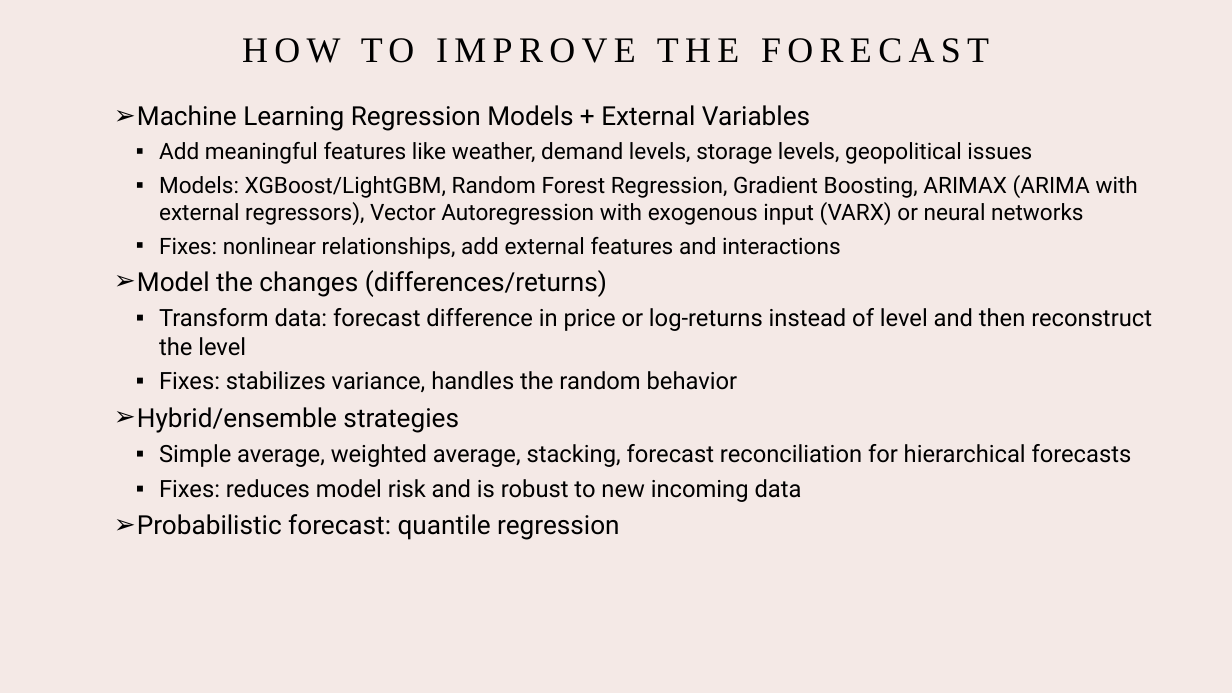
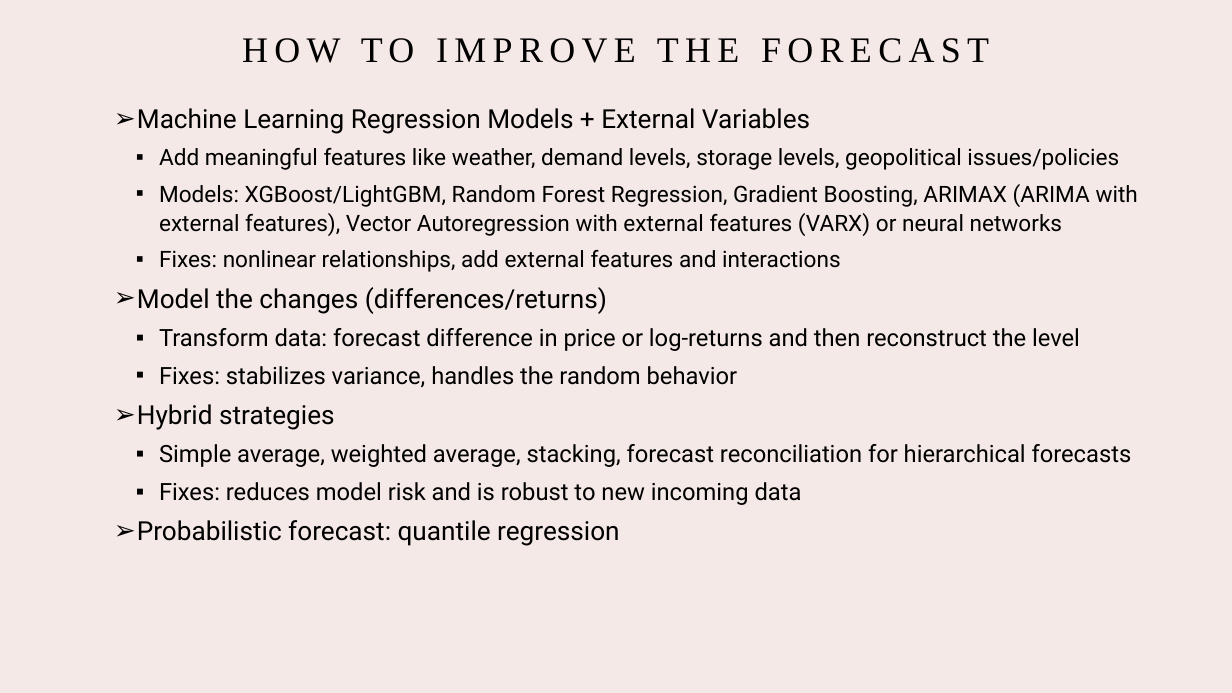
Before and after one commit to Dhruvi196/Business_Forecasting, a slide deck: slide 12 of Project/BusinessForecasting_Project.pptx. Drawn at 1232x693 pixels with LibreOffice and Linux fonts; fonts in the diff are those of the drawing. Boxes give left, top, right and bottom in pixels: in the first picture for what was removed or moved away, otherwise in the second. Text is boxed around its words. In the diff, an @@ line names an element or a change of style, - is before the commit and + after.

Commit message:
Natural Gas Prices Forecasting Project

```diff
--- a/Project/BusinessForecasting_Project.pptx
+++ b/Project/BusinessForecasting_Project.pptx
@@ text at <box>137,108,1132,546</box>: line spacing 1 to 1.1 @@
@@ text at <box>159,148,1138,236</box>: text changed @@
-    ▪ Add meaningful features like weather, demand levels, storage levels, geopolitical issues
-    ▪ Models: XGBoost/LightGBM, Random Forest Regression, Gradient Boosting, ARIMAX (ARIMA with external regressors), Vector Autoregression with exogenous input (VARX) or neural networks
+    ▪ Add meaningful features like weather, demand levels, storage levels, geopolitical issues/policies
+    ▪ Models: XGBoost/LightGBM, Random Forest Regression, Gradient Boosting, ARIMAX (ARIMA with external features), Vector Autoregression with external features (VARX) or neural networks
@@ text at <box>159,328,1080,351</box>: text changed @@
-    ▪ Transform data: forecast difference in price or log-returns instead of level and then reconstruct the level
+    ▪ Transform data: forecast difference in price or log-returns and then reconstruct the level
@@ text at <box>137,404,335,430</box>: text changed @@
-  ➢ Hybrid/ensemble strategies
+  ➢ Hybrid strategies
```
Also in this commit, not shown: 6 other slides changed.
